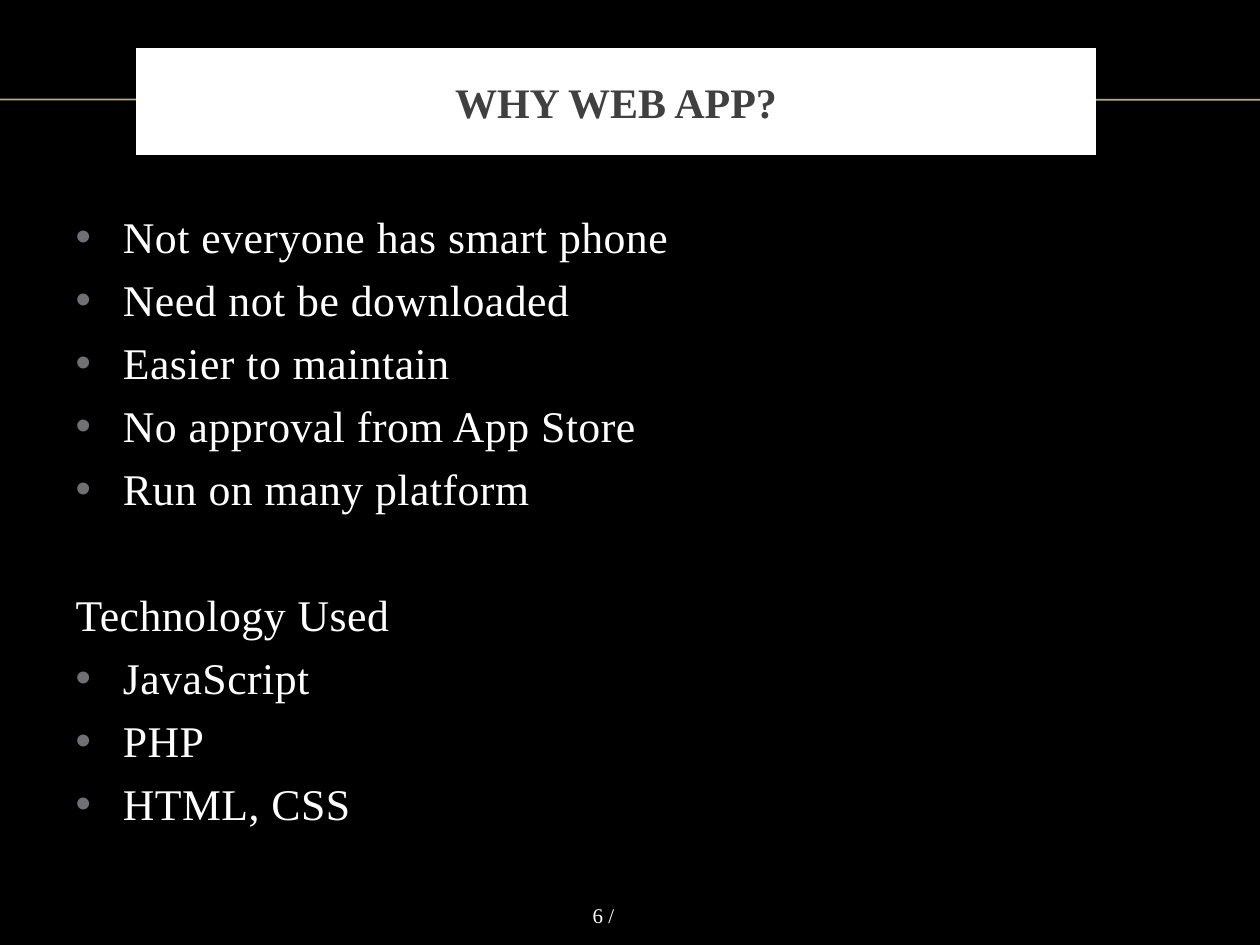
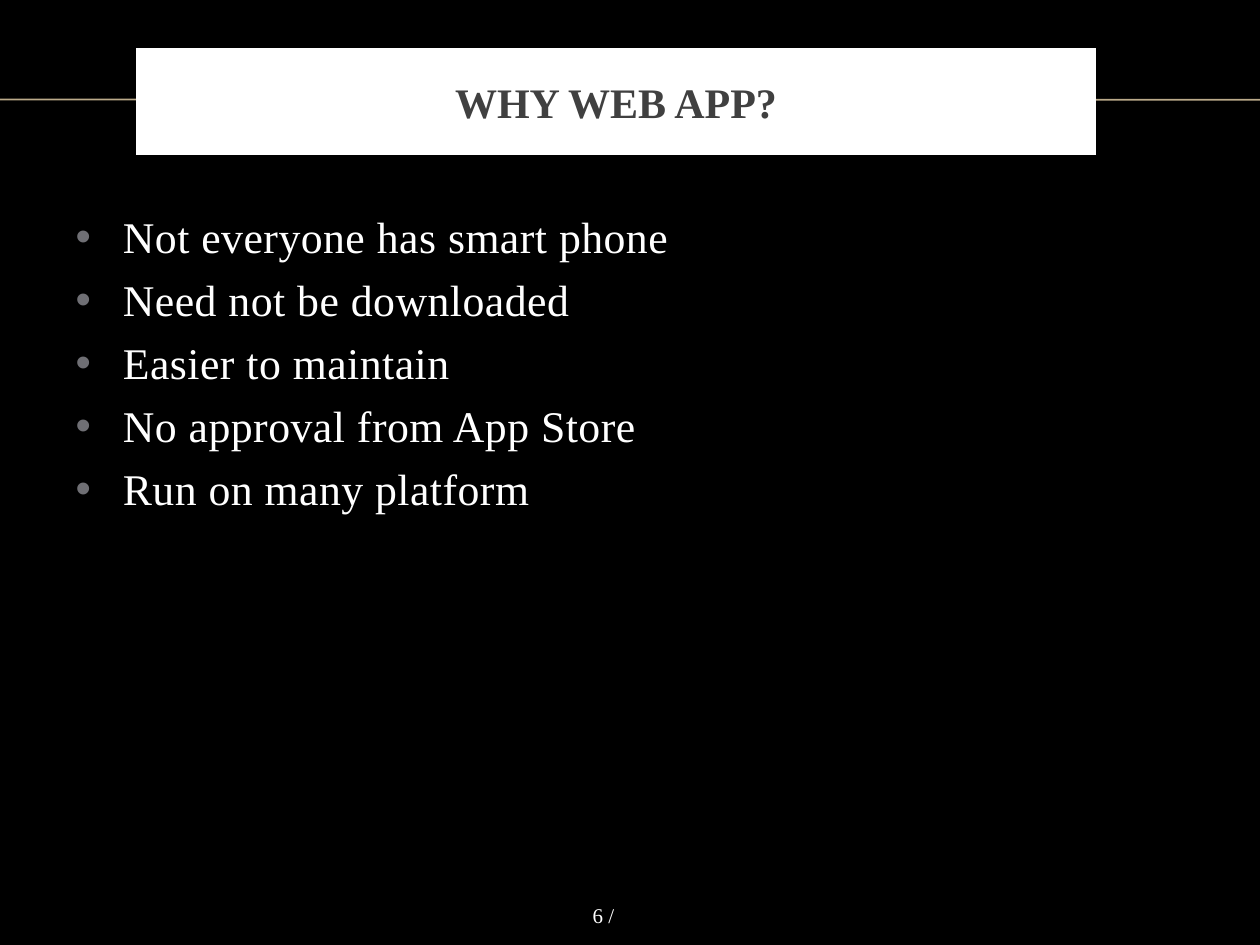
Before and after one commit to vong-srey/Paravantage, a slide deck: slide 6 of Presentation.pptx. Drawn at 1260x945 pixels with LibreOffice and Linux fonts; fonts in the diff are those of the drawing; background and template pictures are left out. Boxes give left, top, right and bottom in pixels: in the first picture for what was removed or moved away, otherwise in the second. Text is boxed around its words. In the diff, an @@ line names an element or a change of style, - is before the commit and + after.

```diff
--- a/Presentation.pptx
+++ b/Presentation.pptx
@@ text at bbox=[76, 600, 389, 827]: paragraphs removed @@
-Technology Used
-• JavaScript
-• PHP
-• HTML, CSS
```
Also in this commit, not shown: 5 other slides changed, 1 slide added, 2 slides removed.
